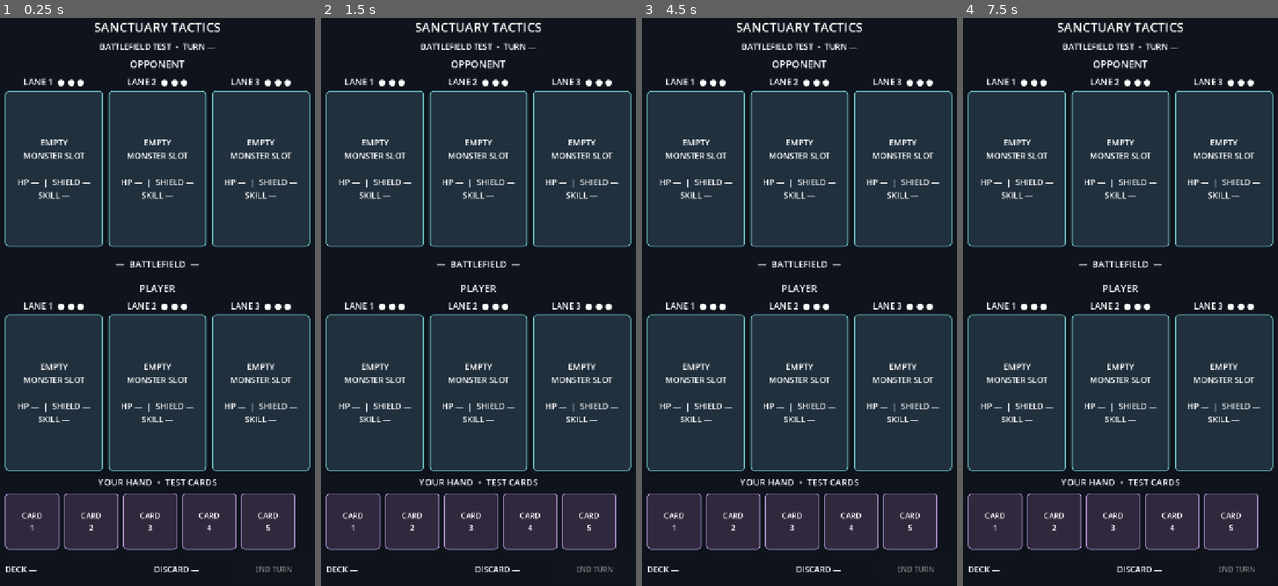
Above: before the commit, frames 1-4 (left to right).
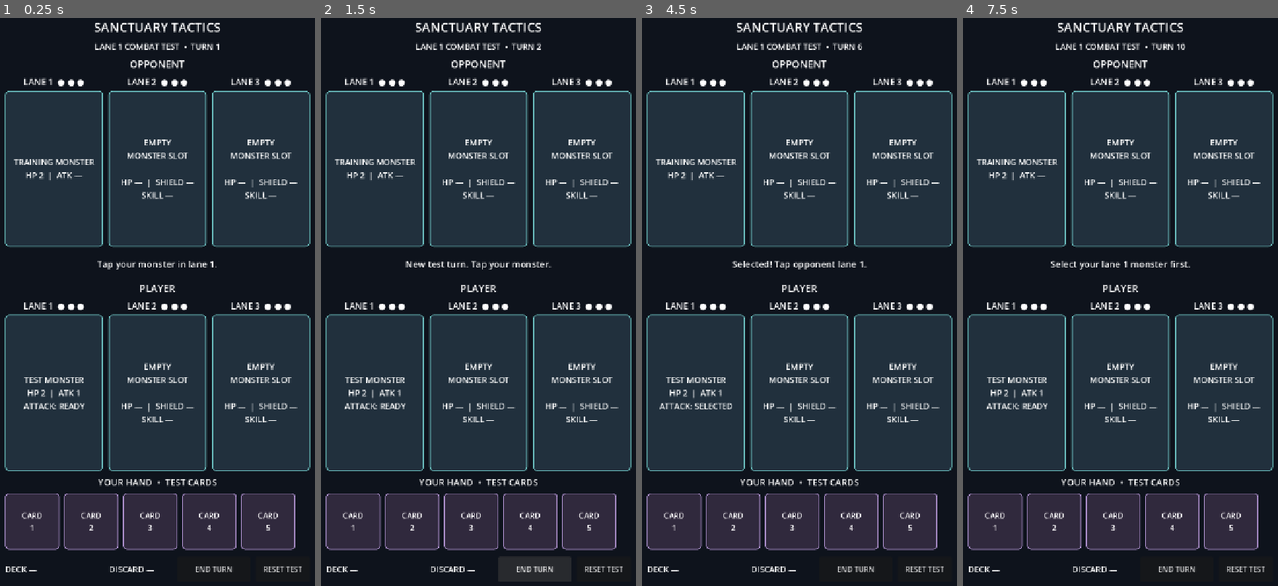
Above: after the commit, the same moments.

Repository: hgf529418-stack/SanctuaryTactics
Game: Godot game, scene res://scenes/battlefield.tscn
The game is run twice, just before and just after one commit, with the same random seed, the same clock (stepped at 60 frames per second) and the same inputs. The project has no main scene, so this scene is started directly.
Inputs (mouse positions are in pixels of both pictures, inside the frame that each line leads up to):
- Up to frame 1 (0.25 s): no input
- Up to frame 2 (1.5 s): click (604, 568) at 0.5 s, where only the run after the commit has a clickable "RESET TEST"; click (535, 568) at 1.25 s, where only the run after the commit has a clickable "END TURN"
- Up to frame 3 (4.5 s): click (856, 568) at 2 s, where only the run after the commit has a clickable "END TURN"; click (856, 568) at 2.75 s, where only the run after the commit has a clickable "END TURN"; tap Enter at 3.5 s; move the mouse to (871, 273) at 3.52 s; click (871, 273) at 3.67 s; tap Space at 4.25 s; move the mouse to (733, 330) at 4.27 s; click (733, 330) at 4.42 s
- Up to frame 4 (7.5 s): tap Enter at 5, 6.5 s; move the mouse to (1152, 171) at 5.02 s; click (1152, 171) at 5.17 s; tap Space at 5.75, 7.25 s; move the mouse to (1104, 415) at 5.77 s; click (1104, 415) at 5.92 s; move the mouse to (1218, 387) at 6.52 s; click (1218, 387) at 6.67 s; move the mouse to (1022, 211) at 7.27 s; click (1022, 211) at 7.42 s

The runs differ from the first frame. In frame 1, 2.3% of the frame differs, in the area x 4-96%, y 4-98%; in frame 2, 3.0%, in the area x 4-96%, y 4-100%; in frame 3, 2.3%; in frame 4, 2.3%.

Commit message:
Connect first lane combat test to battlefield

Diff:
--- a/scenes/battlefield.tscn
+++ b/scenes/battlefield.tscn
@@ -1,4 +1,6 @@
-[gd_scene load_steps=4 format=3 uid="uid://bkv1fypceaivq"]
+[gd_scene load_steps=5 format=3 uid="uid://bkv1fypceaivq"]
+
+[ext_resource type="Script" path="res://scripts/battle.gd" id="1_battle"]
 
 [sub_resource type="StyleBoxFlat" id="Background"]
 bg_color = Color(0.055, 0.075, 0.11, 1)
@@ -28,6 +30,7 @@
 corner_radius_bottom_left = 8
 
 [node name="Battlefield" type="Control"]
+script = ExtResource("1_battle")
 layout_mode = 3
 anchors_preset = 15
 anchor_right = 1.0
@@ -102,6 +105,7 @@
 theme_override_styles/panel = SubResource("MonsterSlot")
 
 [node name="Info" type="Label" parent="Margin/Layout/OpponentLanes/Lane1/MonsterSlot"]
+mouse_filter = 2
 layout_mode = 2
 theme_override_font_sizes/font_size = 18
 text = "EMPTY\nMONSTER SLOT\n\nHP —  |  SHIELD —\nSKILL —"
@@ -196,6 +200,7 @@
 theme_override_styles/panel = SubResource("MonsterSlot")
 
 [node name="Info" type="Label" parent="Margin/Layout/PlayerLanes/Lane1/MonsterSlot"]
+mouse_filter = 2
 layout_mode = 2
 theme_override_font_sizes/font_size = 18
 text = "EMPTY\nMONSTER SLOT\n\nHP —  |  SHIELD —\nSKILL —"
@@ -349,5 +354,9 @@
 [node name="EndTurn" type="Button" parent="Margin/Layout/Footer"]
 custom_minimum_size = Vector2(160, 56)
 layout_mode = 2
-disabled = true
 text = "END TURN"
+
+[node name="ResetTest" type="Button" parent="Margin/Layout/Footer"]
+custom_minimum_size = Vector2(120, 56)
+layout_mode = 2
+text = "RESET TEST"
